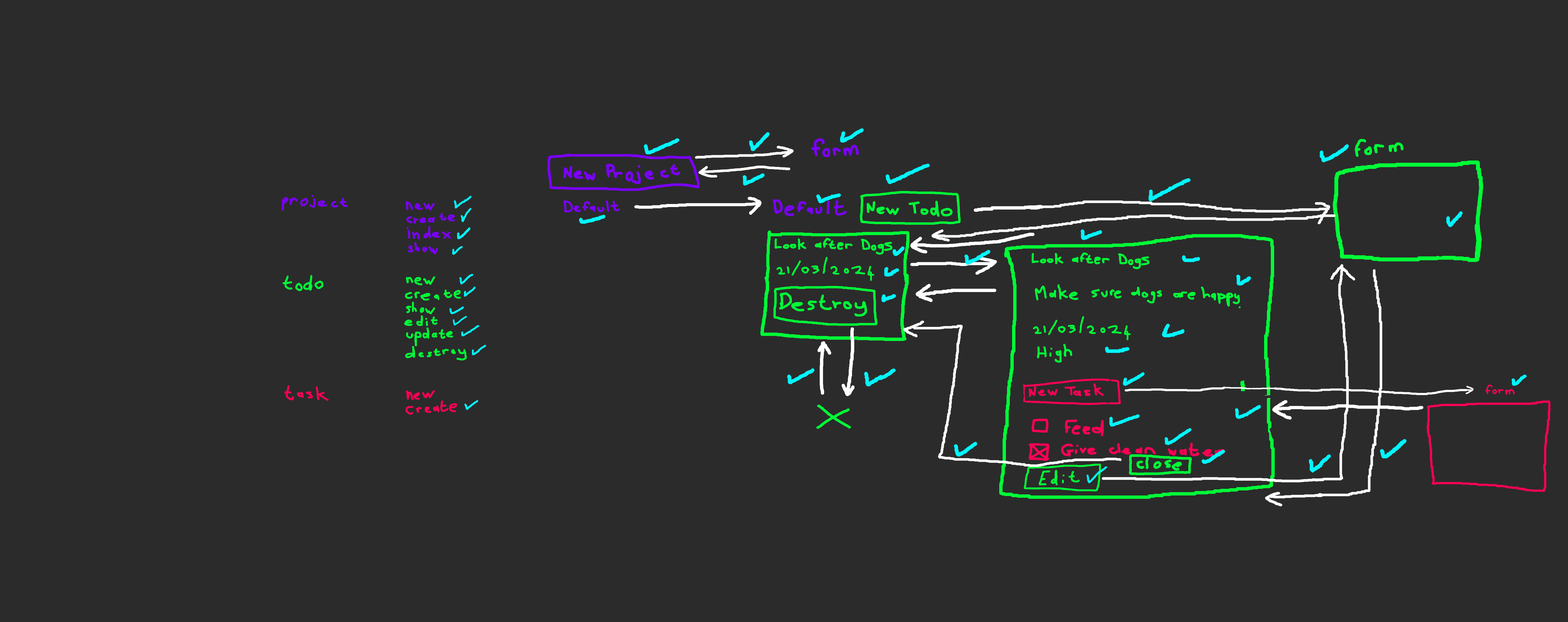
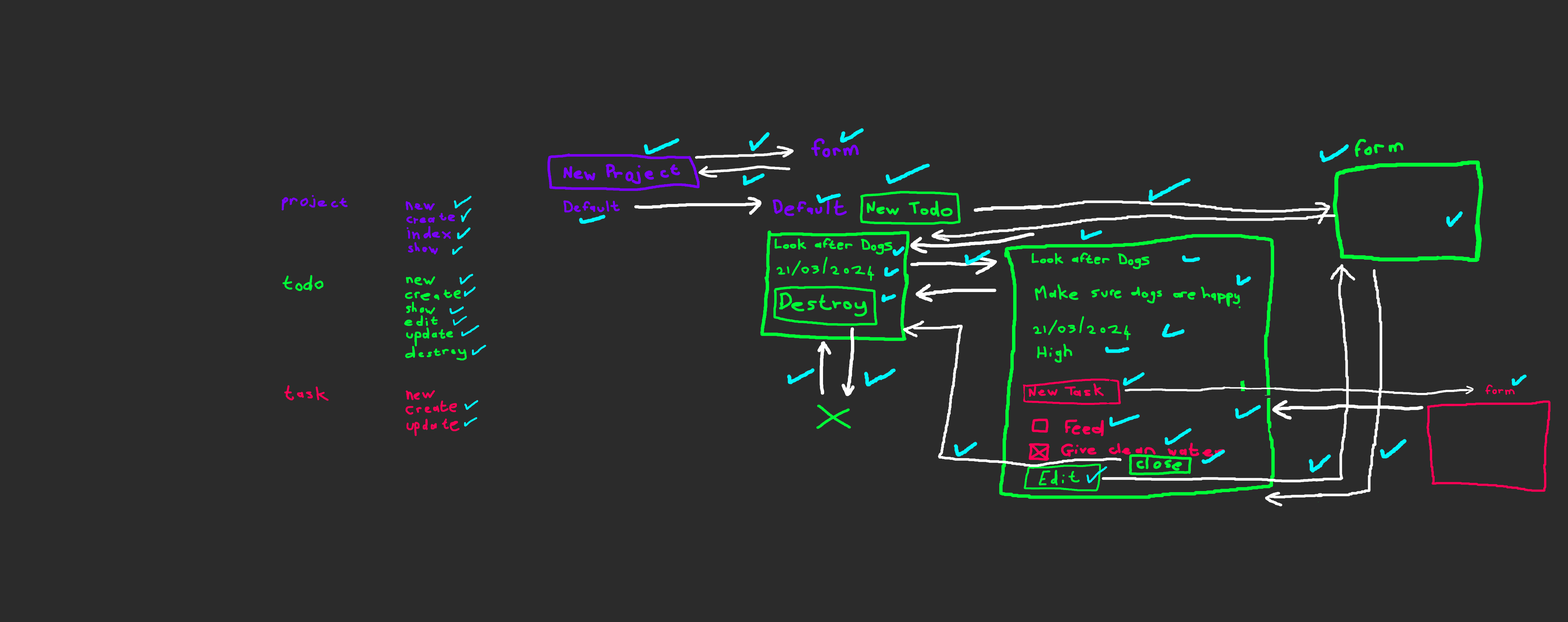
Comparing the layer stacks of the two 1568 × 622 images. Changes:
painted on "Paint Layer 2" over [446, 417, 478, 432]
painted on "Paint Layer 1" over [406, 417, 478, 437]
